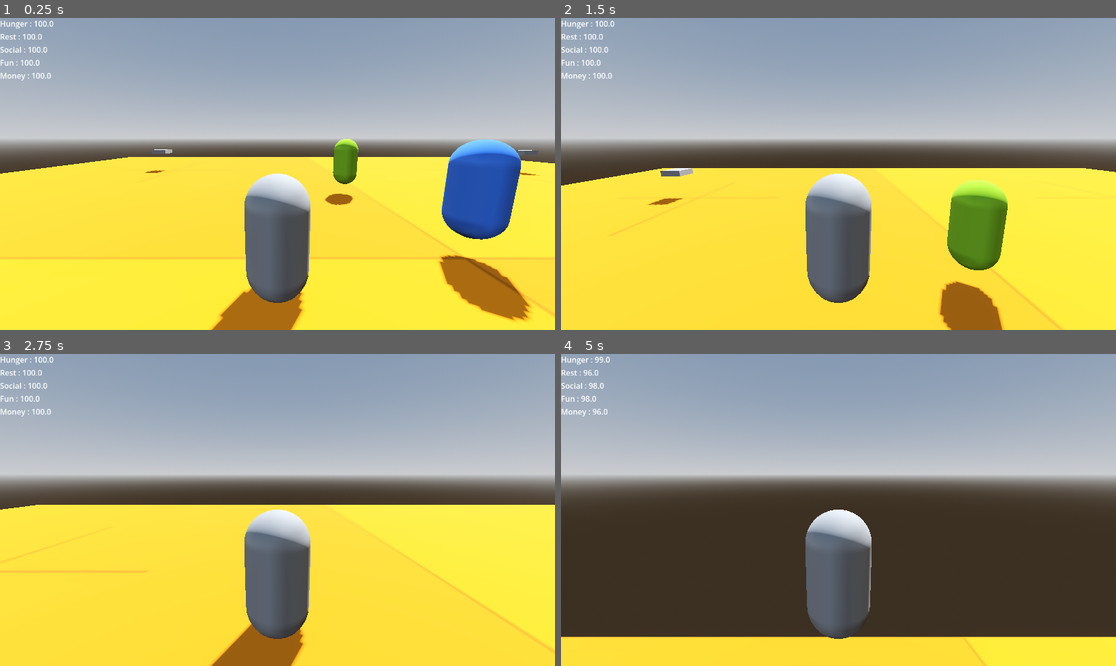
Above: before the commit, frames 1-4 (two rows, left to right).
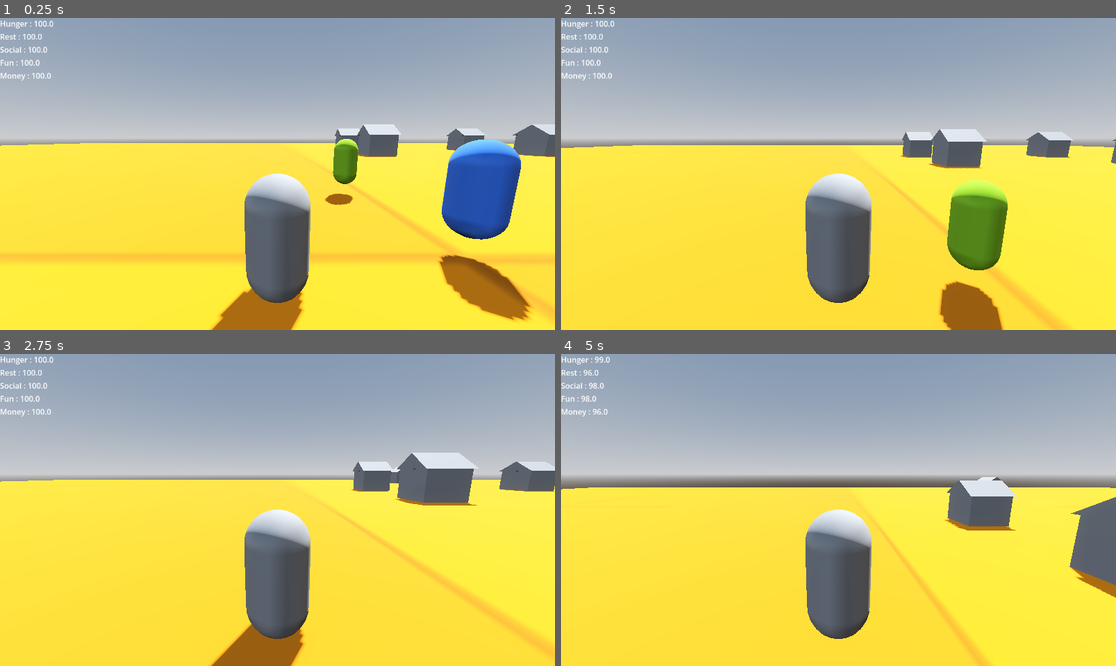
Above: after the commit, the same moments.

Repository: Ja-neh/Unravel
Game: Godot game, scene res://Scenes/World.tscn
Two runs of this game, one before a commit and one after it. Both use one fixed random seed, a clock stepped at 60 frames per second and the inputs below.
Inputs (mouse positions are in pixels of both pictures, inside the frame that each line leads up to):
- Up to frame 1 (0.25 s): no input
- Up to frame 2 (1.5 s): tap Enter (ui_accept) at 0.5, 0.77 s; move the mouse to (866, 174) at 0.52 s; hold W (move_forward) from 0.53 s (still down); tap Ctrl (smash_ground) at 0.6, 1.35 s; move the mouse to (810, 174) at 1.27 s
- Up to frame 3 (2.75 s): keep holding W (move_forward); tap Enter (ui_accept) at 1.52 s; move the mouse to (288, 503) at 2.02 s; tap Ctrl (smash_ground) at 2.1 s
- Up to frame 4 (5 s): keep holding W (move_forward); move the mouse to (832, 516) at 2.77 s; tap Ctrl (smash_ground) at 2.85, 3.6, 4.35 s; tap Enter (ui_accept) at 3.02, 3.77, 4.52 s; move the mouse to (877, 513) at 3.52 s; move the mouse to (794, 506) at 4.27 s

The runs differ from the first frame. In frame 1, 6.9% of the frame differs, in the area x 0-100%, y 34-98%; in frame 2, 8.9%; in frame 3, 10%; in frame 4, 44%, in the area x 0-100%, y 39-100%.

Commit message:
Added field scene
Added a field scene for more variety in fulfillers

Diff:
--- a/EntityObject/Building.tscn
+++ b/EntityObject/Building.tscn
@@ -5,14 +5,21 @@
 
 [sub_resource type="BoxMesh" id="BoxMesh_vgplq"]
 
+[sub_resource type="PrismMesh" id="PrismMesh_vgplq"]
+
 [sub_resource type="BoxShape3D" id="BoxShape3D_vgplq"]
+size = Vector3(3.9550781, 1, 6.4865723)
 
 [node name="Building" type="Node3D" unique_id=1799062606]
 script = ExtResource("1_vgplq")
 
 [node name="MeshInstance3D" type="MeshInstance3D" parent="." unique_id=1698692056]
-transform = Transform3D(1, 0, 0, 0, 0.2953251, 0, 0, 0, 1, 0, 0, 0)
+transform = Transform3D(4, 0, 0, 0, 3, 0, 0, 0, 4, 0, 0, 0)
 mesh = SubResource("BoxMesh_vgplq")
+
+[node name="MeshInstance3D2" type="MeshInstance3D" parent="." unique_id=2078137809]
+transform = Transform3D(4.5, 0, 0, 0, 1.5, 0, 0, 0, 4.5, 0, 2.2489028, 0)
+mesh = SubResource("PrismMesh_vgplq")
 
 [node name="ComponentNeedFulfiller" type="Node" parent="." unique_id=661336671]
 script = ExtResource("2_vgplq")
@@ -21,4 +28,5 @@
 [node name="Area3D" type="Area3D" parent="." unique_id=1200806675]
 
 [node name="CollisionShape3D" type="CollisionShape3D" parent="Area3D" unique_id=993143523]
+transform = Transform3D(1, 0, 0, 0, 1, 0, 0, 0, 1, 0.0068359375, -1, 1.2567139)
 shape = SubResource("BoxShape3D_vgplq")
--- /dev/null
+++ b/EntityObject/Field.tscn
@@ -0,0 +1,25 @@
+[gd_scene format=3 uid="uid://b6wcqtcj5qpxb"]
+
+[ext_resource type="Script" uid="uid://b7xjo58f27mm3" path="res://ComponentsEntityObject/ComponentNeedFulfiller.gd" id="1_m3iqj"]
+
+[sub_resource type="BoxMesh" id="BoxMesh_pkeux"]
+
+[sub_resource type="BoxShape3D" id="BoxShape3D_pky64"]
+size = Vector3(48, 1, 48)
+
+[node name="Field" type="Node3D" unique_id=820024664]
+script = ExtResource("1_m3iqj")
+
+[node name="MeshInstance3D" type="MeshInstance3D" parent="." unique_id=572523876]
+transform = Transform3D(1, 0, 0, 0, 3, 0, 0, 0, 1, 0, 0, 0)
+mesh = SubResource("BoxMesh_pkeux")
+
+[node name="ComponentNeedFulfiller" type="Node" parent="." unique_id=542740487]
+script = ExtResource("1_m3iqj")
+metadata/_custom_type_script = "uid://b7xjo58f27mm3"
+
+[node name="Area3D" type="Area3D" parent="." unique_id=75272215]
+
+[node name="CollisionShape3D" type="CollisionShape3D" parent="Area3D" unique_id=2050539933]
+transform = Transform3D(1, 0, 0, 0, 1, 0, 0, 0, 1, 0, -1, 0)
+shape = SubResource("BoxShape3D_pky64")
--- a/GOAP/GOAPActionPlanner.gd
+++ b/GOAP/GOAPActionPlanner.gd
@@ -89,7 +89,7 @@
 func _hash_state(state: Dictionary) -> String:
 	var keys = state.keys()
 	keys.sort()
-	var str = ""
+	var encoding = ""
 	for key in keys:
-		str += "%s:%s|" % [key, str(state.get(key))]
-	return str
+		encoding += "%s:%s|" % [key, str(state.get(key))]
+	return encoding
--- a/GOAP/GOAPAgent.gd
+++ b/GOAP/GOAPAgent.gd
@@ -5,19 +5,19 @@
 var _current_plan: Array[GOAPAction] = []
 var _current_plan_step: int = 0
 var _action_planner: GOAPActionPlanner = GOAPActionPlanner.new()
-var _all_actions: Array[GOAPAction] = []
+var _actions: Array[GOAPAction] = []
 var _entity: Node3D
 
-var _is_executing: bool = false
+#var _is_executing: bool = false
 
 
 func _ready() -> void:
-	_entity = get_parent() as NPC
-	_all_actions = _entity.get_actions()
+	_entity = get_parent()
+	_actions = _entity.get_actions()
 
 
 func set_actions(actions: Array[GOAPAction]) -> void:
-	_all_actions = actions
+	_actions = actions
 
 
 func update_agent_on_goal(goal: GOAPGoal, blackboard: Dictionary) -> void:
@@ -27,9 +27,9 @@
 	# If goal changed, re-plan
 	if _current_goal == null or _goal_changed(goal):
 		_current_goal = goal
-		_current_plan = _action_planner.get_plan(goal, blackboard, _all_actions)
+		_current_plan = _action_planner.get_plan(goal, blackboard, _actions)
 		_current_plan_step = 0
-		_is_executing = false
+		#_is_executing = false
 
 	# Follow the plan
 	_follow_plan()
@@ -69,7 +69,7 @@
 	if not action.are_pre_conditions_met(state):
 		# Re-plan immediately
 		#_is_executing = false
-		_current_plan = _action_planner.get_plan(_current_goal, state, _all_actions)
+		_current_plan = _action_planner.get_plan(_current_goal, state, _actions)
 		_current_plan_step = 0
 		return
 
--- a/GOAP/GOAPGoal.gd
+++ b/GOAP/GOAPGoal.gd
@@ -4,7 +4,6 @@
 var goal_name : String
 #need tied to goal
 var identifier : String
-
 #float OR bool -- treshold OR condition
 var target
 
--- a/Scenes/World.tscn
+++ b/Scenes/World.tscn
@@ -5,6 +5,7 @@
 [ext_resource type="PackedScene" uid="uid://by1c53yb2eg5r" path="res://Scenes/Player.tscn" id="4_gjpho"]
 [ext_resource type="PackedScene" uid="uid://by88m2g2rdxag" path="res://EntityObject/Building.tscn" id="6_45d1s"]
 [ext_resource type="PackedScene" uid="uid://dhlcnuxja6awn" path="res://Trying new things/NPC.tscn" id="7_y7y61"]
+[ext_resource type="PackedScene" uid="uid://b6wcqtcj5qpxb" path="res://EntityObject/Field.tscn" id="8_q2d71"]
 [ext_resource type="PackedScene" uid="uid://d2sjpdxsuihja" path="res://EntityOrganism/Entity_Hero.tscn" id="8_uo7di"]
 [ext_resource type="PackedScene" uid="uid://i3301nlfi88j" path="res://Temp_scenes/NeedsDisplay.tscn" id="9_kn06e"]
 
@@ -35,18 +36,17 @@
 shadow_enabled = true
 
 [node name="Desert" type="CSGBox3D" parent="." unique_id=2118615767]
-transform = Transform3D(3, 0, 0, 0, 1, 0, 0, 0, 1.5, 0, 0, 0)
 use_collision = true
-size = Vector3(16, 1, 32)
+size = Vector3(200, 1, 200)
 material = SubResource("StandardMaterial3D_ti1bm")
 
 [node name="Node3D2" parent="." unique_id=1023616631 instance=ExtResource("4_gjpho")]
 transform = Transform3D(1, 0, 0, 0, 1, 0, 0, 0, 1, -4, 2, 1)
 
 [node name="House" parent="." unique_id=1799062606 instance=ExtResource("6_45d1s")]
-transform = Transform3D(1, 0, 0, 0, 1, 0, 0, 0, 1, -13, 2, -12)
+transform = Transform3D(1, 0, 0, 0, 1, 0, 0, 0, 1, 31, 2, -66)
 
-[node name="ComponentNeedFulfiller" parent="House" index="1" unique_id=661336671]
+[node name="ComponentNeedFulfiller" parent="House" index="2" unique_id=661336671]
 _fulfilled_needs = Dictionary[String, int]({
 "rest": 100
 })
@@ -55,9 +55,9 @@
 })
 
 [node name="Saloon" parent="." unique_id=300134746 instance=ExtResource("6_45d1s")]
-transform = Transform3D(1, 0, 0, 0, 1, 0, 0, 0, 1, -12, 2, 12)
+transform = Transform3D(-4.371139e-08, 0, -1, 0, 1, 0, 1, 0, -4.371139e-08, 36, 2, -40)
 
-[node name="ComponentNeedFulfiller" parent="Saloon" index="1" unique_id=661336671]
+[node name="ComponentNeedFulfiller" parent="Saloon" index="2" unique_id=661336671]
 _fulfilled_needs = Dictionary[String, int]({
 "hunger": 100
 })
@@ -66,9 +66,9 @@
 })
 
 [node name="Work" parent="." unique_id=200994670 instance=ExtResource("6_45d1s")]
-transform = Transform3D(1, 0, 0, 0, 1, 0, 0, 0, 1, 14, 2, -11)
+transform = Transform3D(-4.371139e-08, 0, -1, 0, 1, 0, 1, 0, -4.371139e-08, 36, 2, -27)
 
-[node name="ComponentNeedFulfiller" parent="Work" index="1" unique_id=661336671]
+[node name="ComponentNeedFulfiller" parent="Work" index="2" unique_id=661336671]
 _fulfilled_needs = Dictionary[String, int]({
 "money": 100
 })
@@ -77,9 +77,12 @@
 })
 
 [node name="Social" parent="." unique_id=1508187048 instance=ExtResource("6_45d1s")]
-transform = Transform3D(1, 0, 0, 0, 1, 0, 0, 0, 1, 13, 2, 13)
+transform = Transform3D(-4.371139e-08, 0, 1, 0, 1, 0, -1, 0, -4.371139e-08, 11, 2, -27)
 
-[node name="ComponentNeedFulfiller" parent="Social" index="1" unique_id=661336671]
+[node name="MeshInstance3D2" parent="Social" index="1" unique_id=2078137809]
+transform = Transform3D(4.4999995, 0, 1.4210855e-14, 0, 1.4999999, 0, -1.4210855e-14, 0, 4.4999995, 0, 2.2489028, 0)
+
+[node name="ComponentNeedFulfiller" parent="Social" index="2" unique_id=661336671]
 _fulfilled_needs = Dictionary[String, int]({
 "social": 100
 })
@@ -88,9 +91,9 @@
 })
 
 [node name="Tarven" parent="." unique_id=2071567860 instance=ExtResource("6_45d1s")]
-transform = Transform3D(1, 0, 0, 0, 1, 0, 0, 0, 1, 0, 2, 4)
+transform = Transform3D(-4.371139e-08, 0, 1, 0, 1, 0, -1, 0, -4.371139e-08, 11, 2, -40)
 
-[node name="ComponentNeedFulfiller" parent="Tarven" index="1" unique_id=661336671]
+[node name="ComponentNeedFulfiller" parent="Tarven" index="2" unique_id=661336671]
 _fulfilled_needs = Dictionary[String, int]({
 "fun": 100
 })
@@ -106,8 +109,16 @@
 [node name="Npc" parent="." unique_id=1739506664 instance=ExtResource("7_y7y61")]
 transform = Transform3D(1, 0, 0, 0, 1, 0, 0, 0, 1, -1, 2, -5)
 
+[node name="OpenField" parent="." unique_id=820024664 instance=ExtResource("8_q2d71")]
+transform = Transform3D(1, 0, 0, 0, 1, 0, 0, 0, 1, 50, 2, 50)
+
+[node name="HostileField" parent="." unique_id=1046088069 instance=ExtResource("8_q2d71")]
+transform = Transform3D(1, 0, 0, 0, 1, 0, 0, 0, 1, -50, 2, 69)
+
 [editable path="House"]
 [editable path="Saloon"]
 [editable path="Work"]
 [editable path="Social"]
 [editable path="Tarven"]
+[editable path="OpenField"]
+[editable path="HostileField"]
